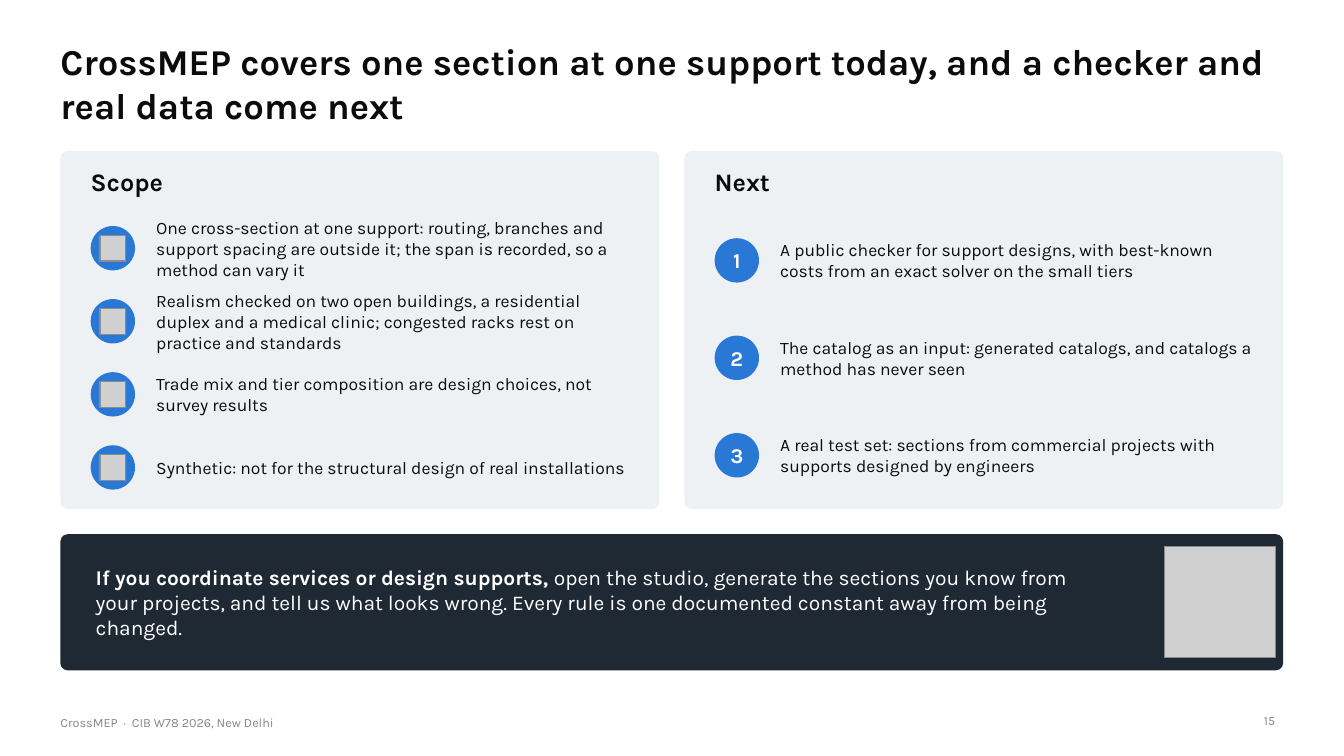
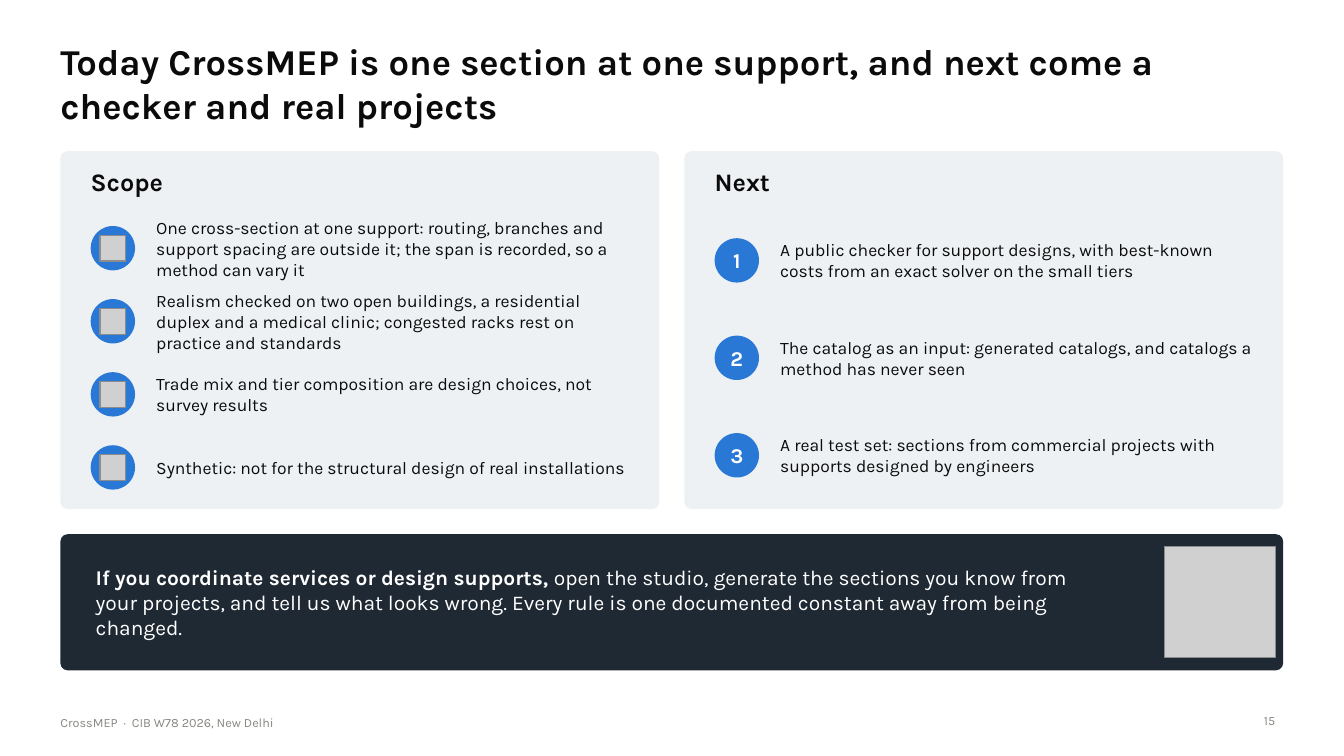
Before and after one commit to lavinia-ped/CrossMEP_Dataset, a slide deck: slide 15 of docs/CrossMEP_CIBW78_talk.pptx. Drawn at 1344x756 pixels with LibreOffice and Linux fonts; fonts in the diff are those of the drawing; grey boxes stand for pictures. Boxes give left, top, right and bottom in pixels: in the first picture for what was removed or moved away, otherwise in the second. Text is boxed around its words. In the diff, an @@ line names an element or a change of style, - is before the commit and + after.

Commit message:
Talk: fuller sentence titles on every slide

```diff
--- a/docs/CrossMEP_CIBW78_talk.pptx
+++ b/docs/CrossMEP_CIBW78_talk.pptx
@@ title at box(60, 49, 1153, 128): text changed @@
-CrossMEP covers one section at one support today, and a checker and real data come next
+Today CrossMEP is one section at one support, and next come a checker and real projects
```
Also in this commit, not shown: 14 other slides changed, 5 other files.
